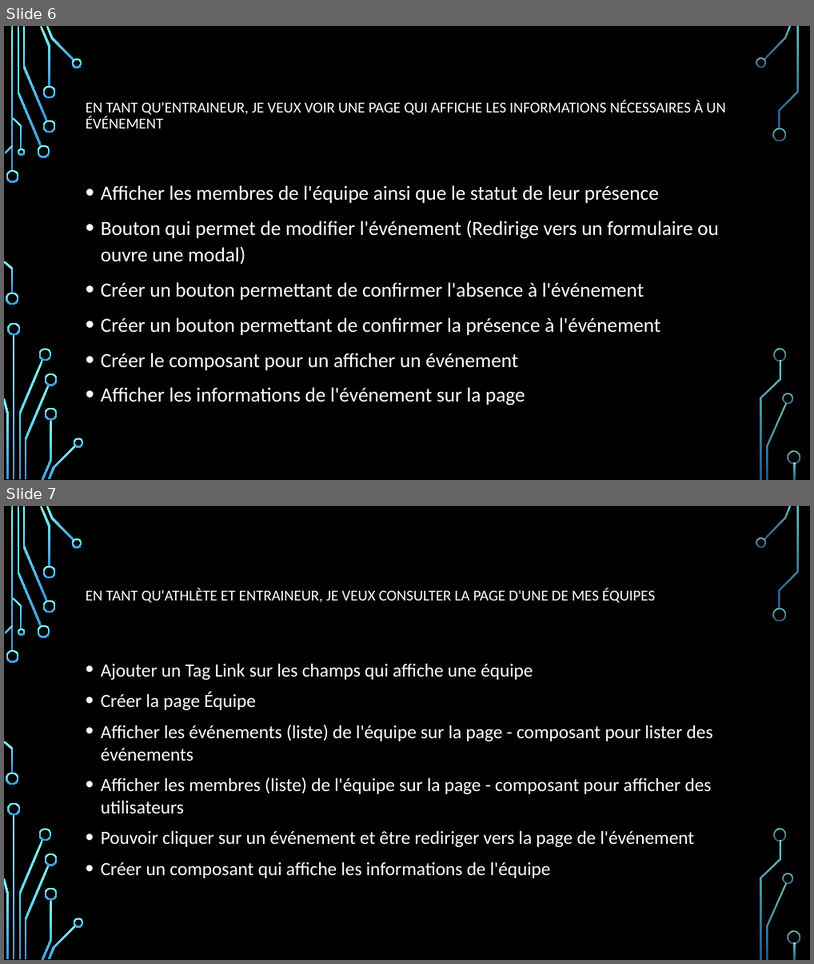
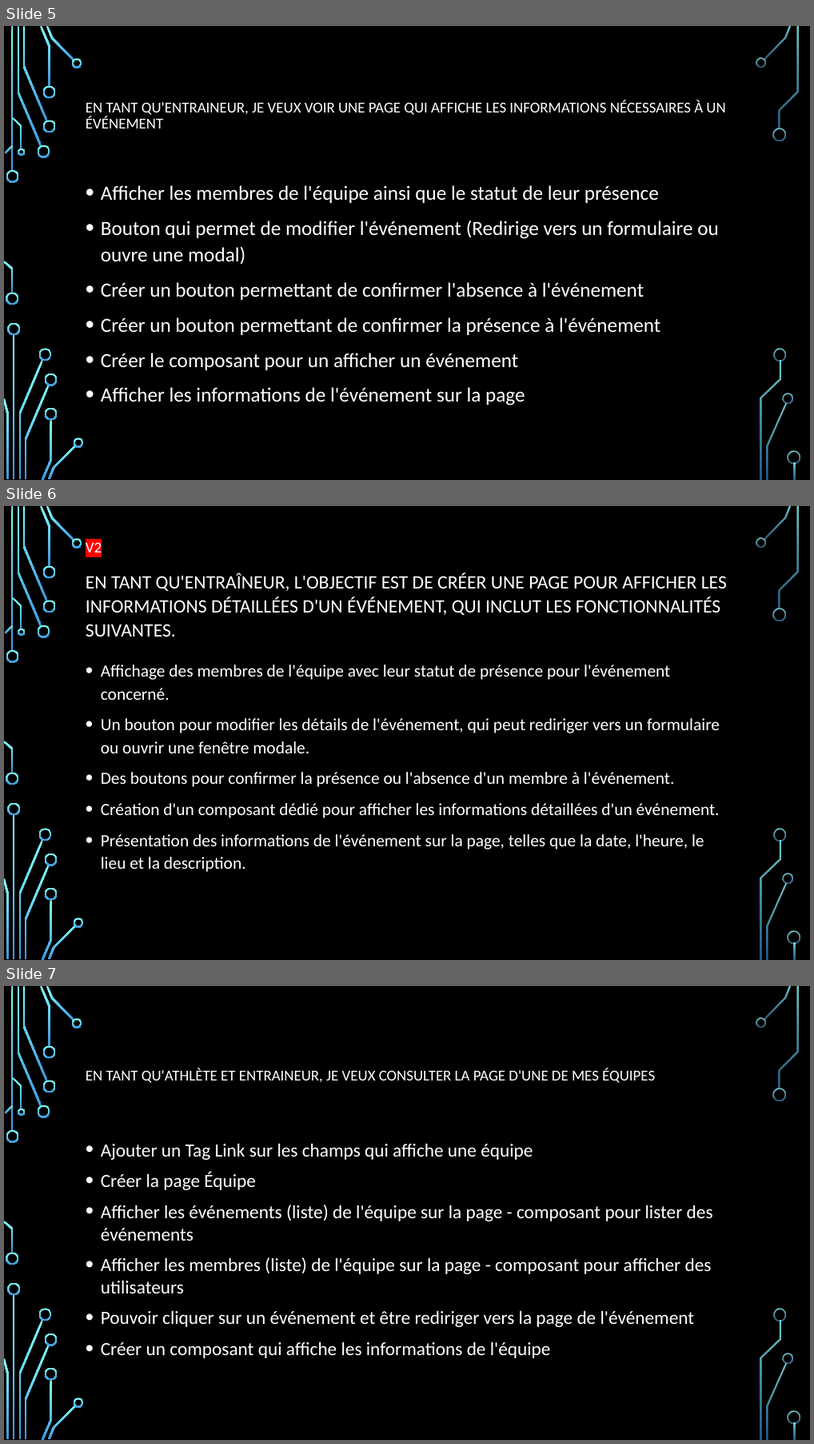
Before and after one commit to DFC-Informatique-Cegep-de-Sainte-Foy/GestionEquipesSportives, a slide deck: Documentation/Revue 3/Presentation_Revue_3.pptx. Shown one above the other, each under a label of ours: slides 6 and 7 before the commit, slides 5, 6 and 7 after it. The pictures are 814x964 and 814x1444 pixels, drawn with LibreOffice and Linux fonts; fonts in the diff are those of the drawing; background and template pictures are left out. Boxes give left, top, right and bottom in pixels: in the first picture for what was removed or moved away, otherwise in the second. Text is boxed around its words. In the diff, an @@ line names an element or a change of style, - is before the commit and + after.

```diff
--- a/Documentation/Revue 3/Presentation_Revue_3.pptx
+++ b/Documentation/Revue 3/Presentation_Revue_3.pptx
@@ slide 6 added at (4,506,810,960), background picture (left out); not listed: 36 template elements that a slide beside it also shows @@
@@ text added at (86,542,102,552), 18 pt, text #FFFFFF @@
+V2
@@ title added at (86,572,727,636), 22.5 pt, text #FFFFFF @@
+EN TANT QU'ENTRAÎNEUR, L'OBJECTIF EST DE CRÉER UNE PAGE POUR AFFICHER LES INFORMATIONS DÉTAILLÉES D'UN ÉVÉNEMENT, QUI INCLUT LES FONCTIONNALITÉS SUIVANTES.
@@ text added at (101,664,720,872), 20.4 pt, text #FFFFFF @@
+• Affichage des membres de l'équipe avec leur statut de présence pour l'événement concerné.
+• Un bouton pour modifier les détails de l'événement, qui peut rediriger vers un formulaire ou ouvrir une fenêtre modale.
+• Des boutons pour confirmer la présence ou l'absence d'un membre à l'événement.
+• Création d'un composant dédié pour afficher les informations détaillées d'un événement.
+• Présentation des informations de l'événement sur la page, telles que la date, l'heure, le lieu et la description.
@@ what was slide 6 is now slide 5 @@
```
Also in this commit, not shown: 3 slides changed, 3 other slides added, 2 slides removed.
